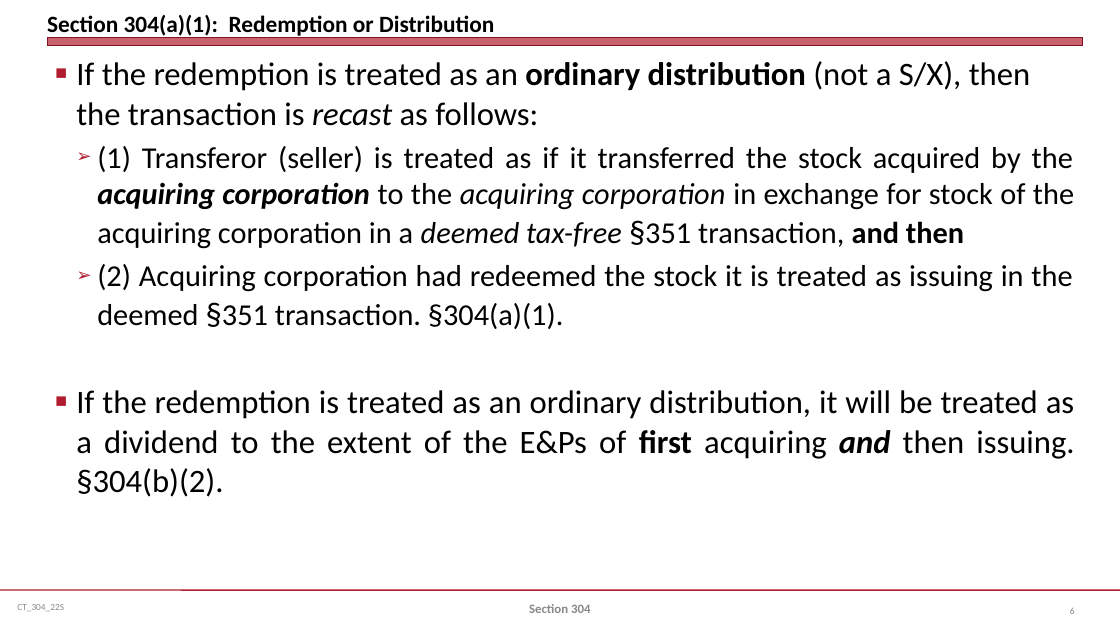
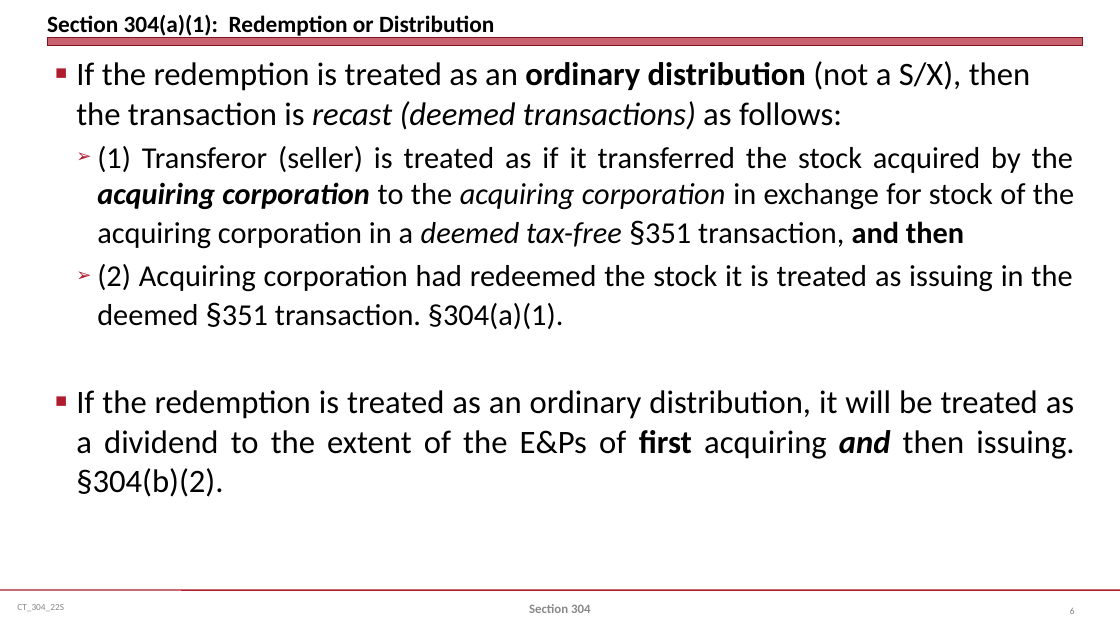
Before and after one commit to jmc877/Corporate-Tax, a slide deck: slide 6 of slides/CT_304_22S.pptx. Drawn at 1120x630 pixels with LibreOffice and Linux fonts; fonts in the diff are those of the drawing. Boxes give left, top, right and bottom in pixels: in the first picture for what was removed or moved away, otherwise in the second. Text is boxed around its words. In the diff, an @@ line names an element or a change of style, - is before the commit and + after.

```diff
--- a/slides/CT_304_22S.pptx
+++ b/slides/CT_304_22S.pptx
@@ text at bbox=[76, 61, 1030, 130]: text changed @@
-■ If the redemption is treated as an ordinary distribution (not a S/X), then the transaction is recast as follows:
+■ If the redemption is treated as an ordinary distribution (not a S/X), then the transaction is recast (deemed transactions) as follows:
```
Also in this commit, not shown: 2 other slides changed, 2 other files.
